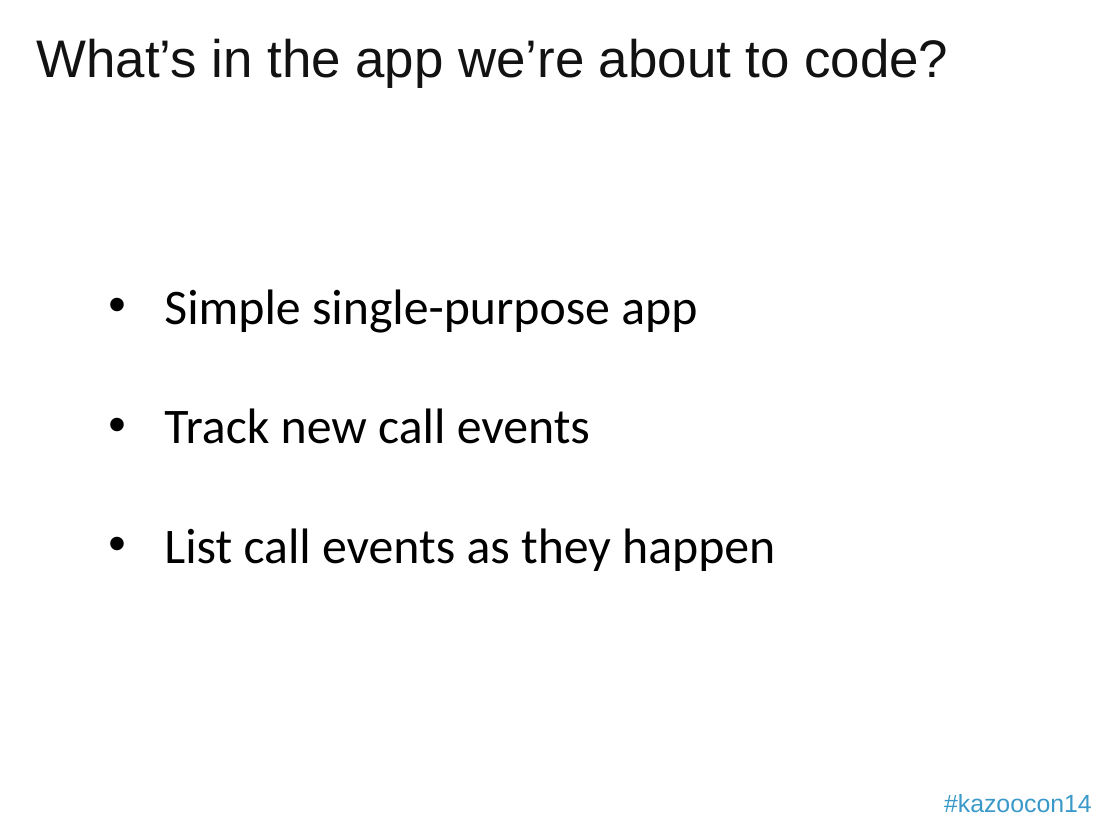
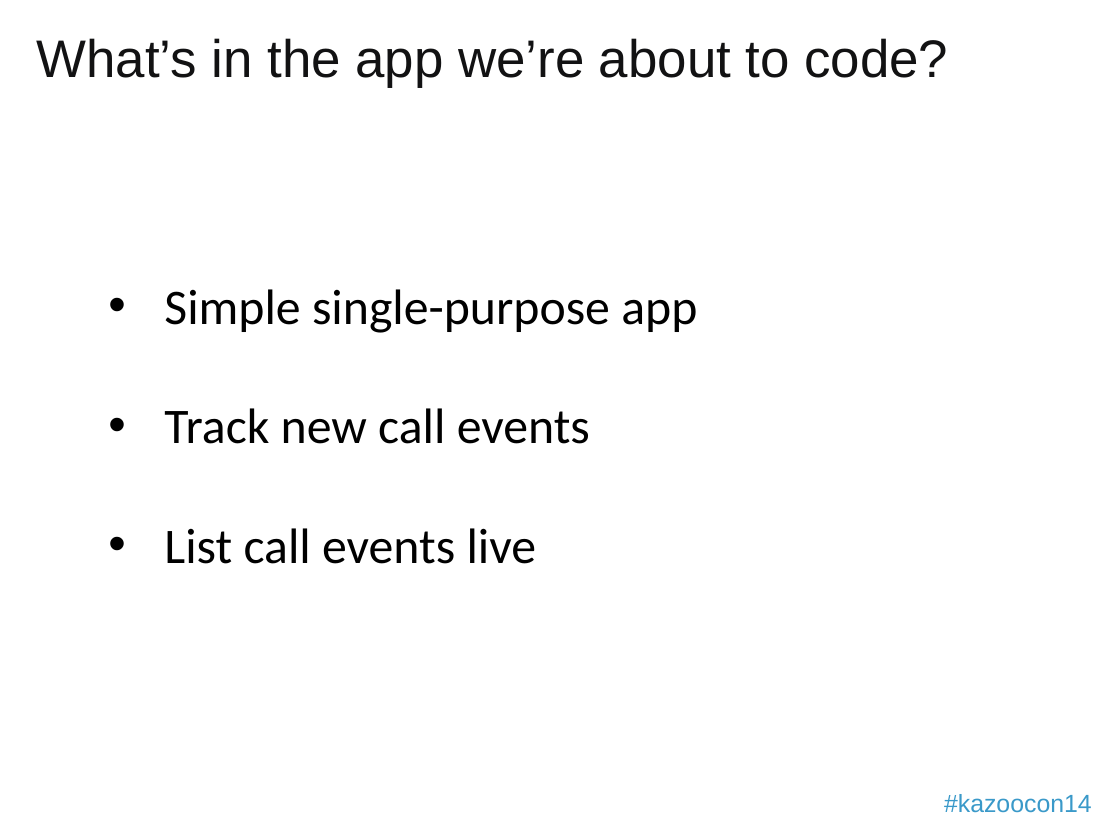
Before and after one commit to 2600hz/monster-ui, a slide deck: slide 5 of apps/demo_done/presentation.pptx. Drawn at 1120x840 pixels with LibreOffice and Linux fonts; fonts in the diff are those of the drawing; background and template pictures are left out. Boxes give left, top, right and bottom in pixels: in the first picture for what was removed or moved away, otherwise in the second. Text is boxed around its words. In the diff, an @@ line names an element or a change of style, - is before the commit and + after.

```diff
--- a/apps/demo_done/presentation.pptx
+++ b/apps/demo_done/presentation.pptx
@@ text at [164, 528, 537, 564]: text changed @@
-  • List call events as they happen
+  • List call events live
```
Also in this commit, not shown: 4 other slides changed.
